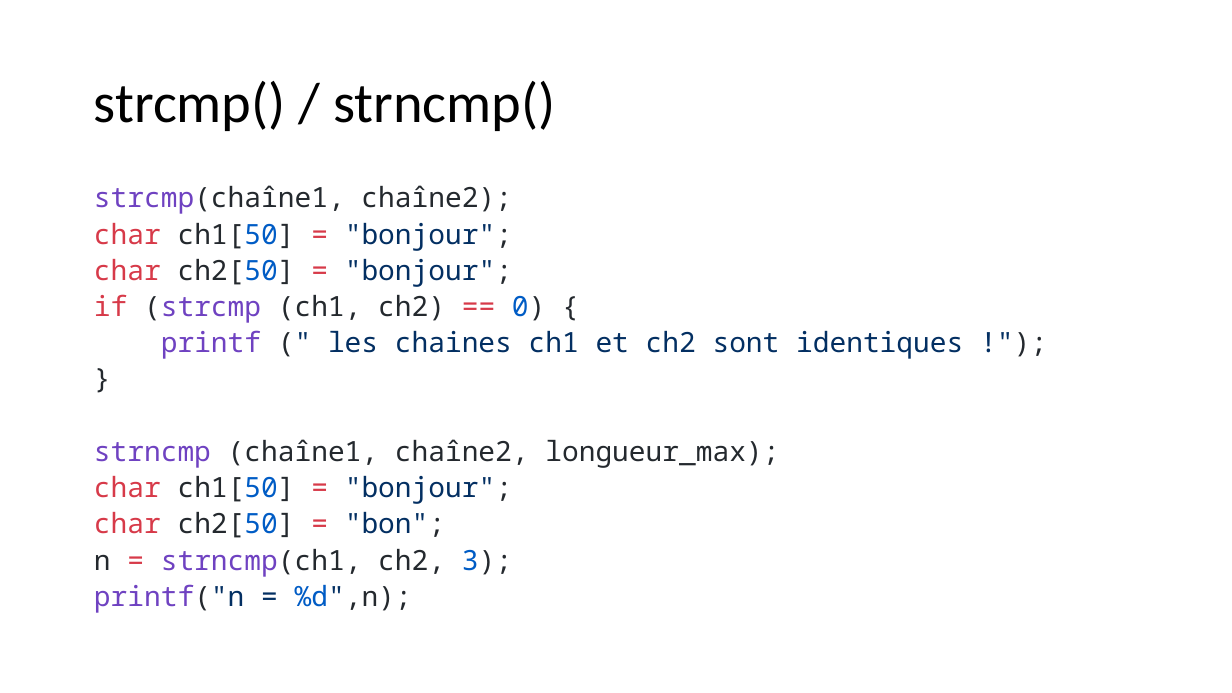
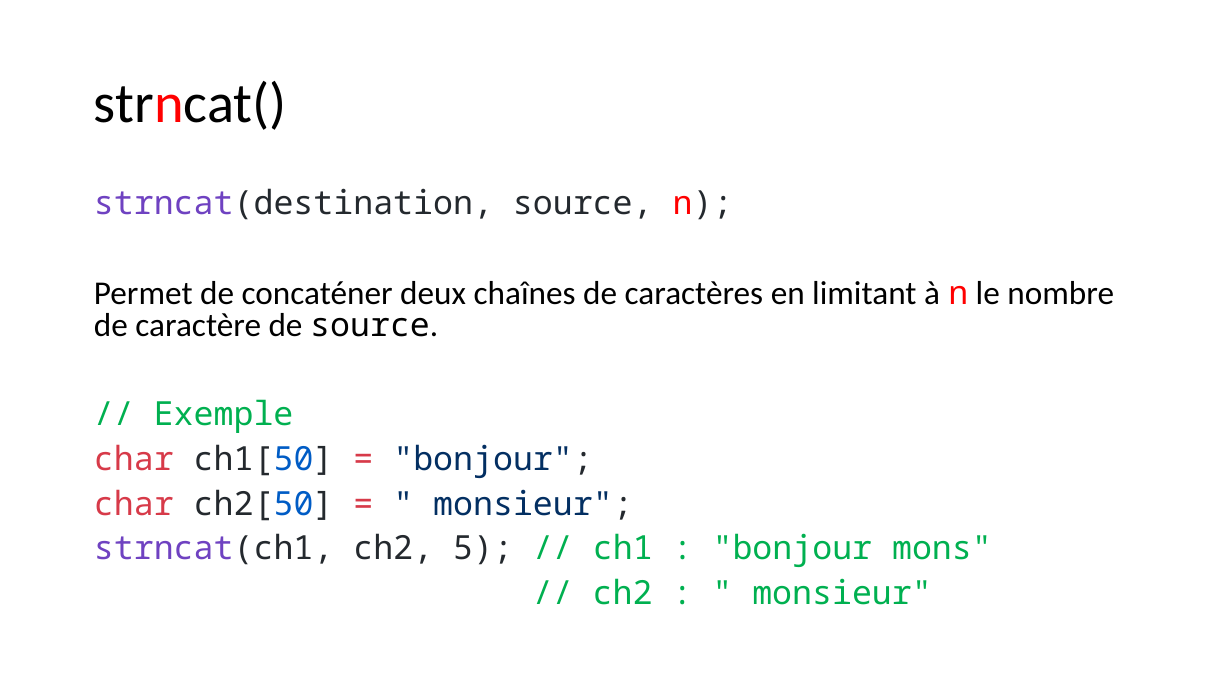
Before and after one commit to standard3/BTS1, a slide deck: slide 17 of 02_C/03_Tableaux/tableaux.pptx. Drawn at 1232x693 pixels with LibreOffice and Linux fonts; fonts in the diff are those of the drawing. Boxes give left, top, right and bottom in pixels: in the first picture for what was removed or moved away, otherwise in the second. Text is boxed around its words. In the diff, an @@ line names an element or a change of style, - is before the commit and + after.

```diff
--- a/02_C/03_Tableaux/tableaux.pptx
+++ b/02_C/03_Tableaux/tableaux.pptx
@@ title at (94, 81, 287, 130): text changed @@
-strcmp() / strncmp()
+strncat()
@@ text at (94, 188, 1114, 433): text changed; size 21.7 to 25.9 pt; font Noto Sans Mono to Calibri; text colour #24292E to #000000 @@
-strcmp(chaîne1, chaîne2);
+strncat(destination, source, n);
+Permet de concaténer deux chaînes de caractères en limitant à n le nombre de caractère de source.
+// Exemple
@@ text at (94, 444, 593, 478): size 21.7 to 25.9 pt in "char ch1[50] = "bonjour";"; line spacing 0.7 to 0.8 @@
@@ text at (94, 489, 992, 605): text changed; size 21.7 to 25.9 pt; text colour #24292E to #00B050 @@
-char ch2[50] = "bonjour";
-if (strcmp (ch1, ch2) == 0) {
-printf (" les chaines ch1 et ch2 sont identiques !");
-}
-strncmp (chaîne1, chaîne2, longueur_max);
-char ch1[50] = "bonjour";
-char ch2[50] = "bon";
-n = strncmp(ch1, ch2, 3);
-printf("n = %d",n);
+char ch2[50] = " monsieur";
+strncat(ch1, ch2, 5); // ch1 : "bonjour mons"
+// ch2 : " monsieur"
```
Also in this commit, not shown: 10 other slides changed, 5 slides added, 4 other files.
